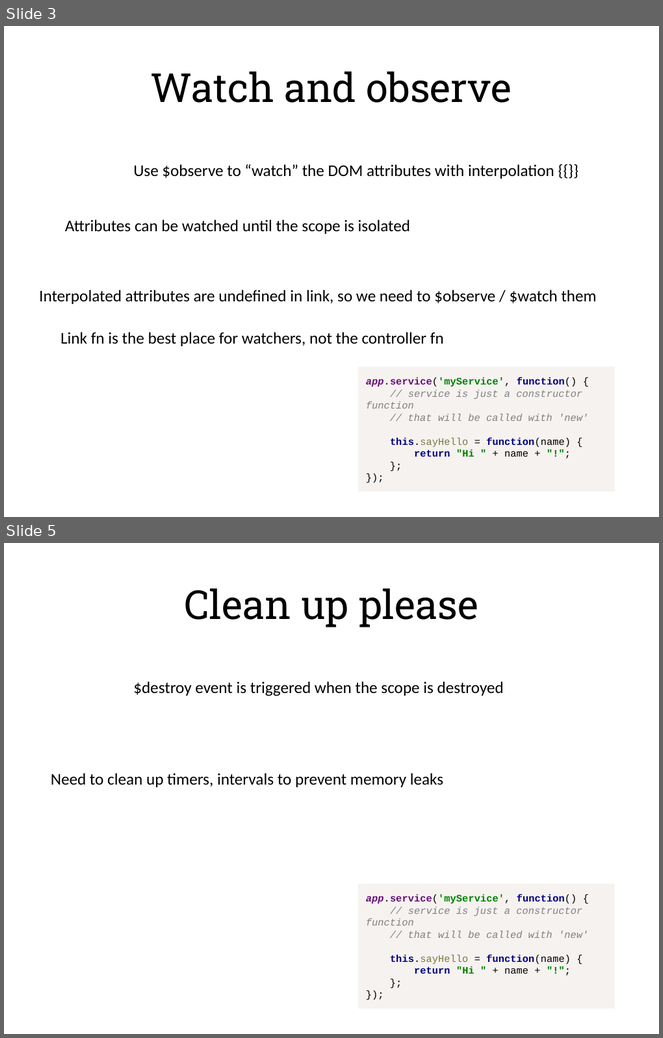
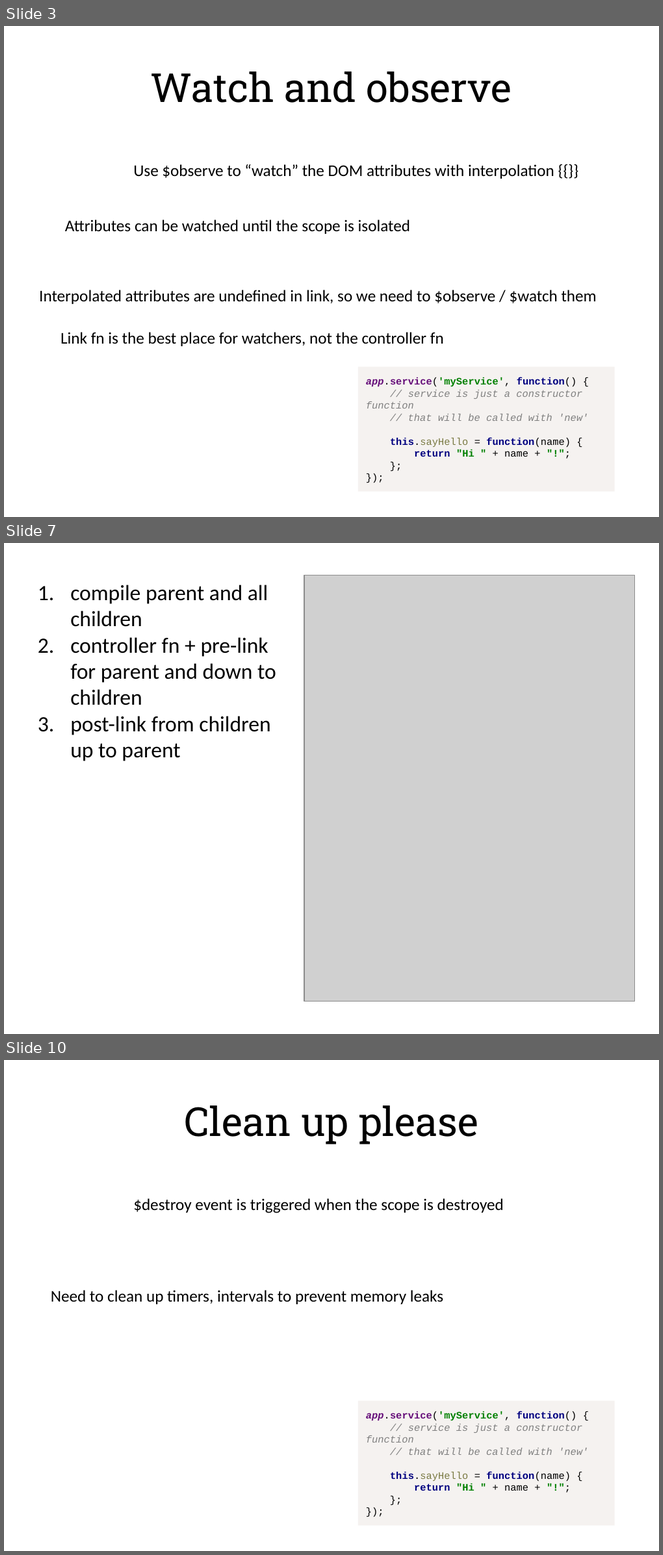
Before and after one commit to alexeymatveevp/angularjs-course, a slide deck: docs/03_directives.pptx. Shown one above the other, each under a label of ours: slides 3 and 5 before the commit, slides 3, 7 and 10 after it; the slides between them are not shown. The pictures are 663x1038 and 663x1555 pixels, drawn with LibreOffice and Linux fonts; fonts in the diff are those of the drawing; grey boxes stand for pictures. Boxes give left, top, right and bottom in pixels: in the first picture for what was removed or moved away, otherwise in the second. Text is boxed around its words. In the diff, an @@ line names an element or a change of style, - is before the commit and + after.

Commit message:
compile link + pictures

```diff
--- a/docs/03_directives.pptx
+++ b/docs/03_directives.pptx
@@ slide 7 added at bbox=[4, 543, 659, 1034], background #FFFFFF @@
@@ picture added at bbox=[304, 575, 634, 1002] @@
@@ text added at bbox=[70, 585, 276, 761], 24 pt, text #000000 @@
+1. compile parent and all children
+2. controller fn + pre-link for parent and down to children
+3. post-link from children up to parent
@@ what was slide 5 is now slide 10 @@
```
Also in this commit, not shown: 1 slide changed, 4 other slides added, 9 other files.
